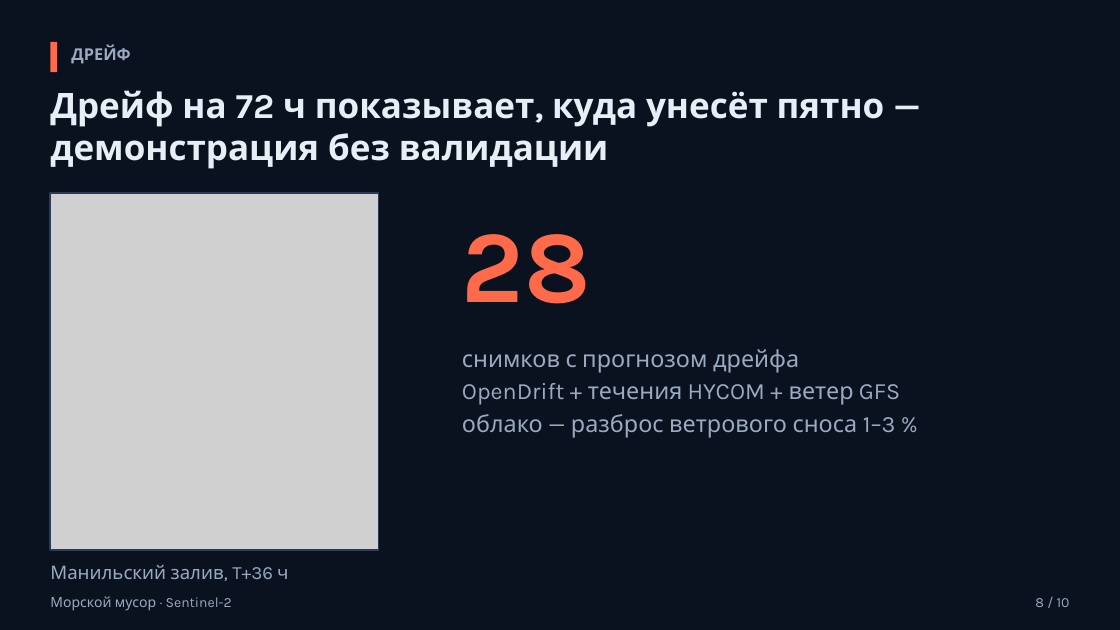
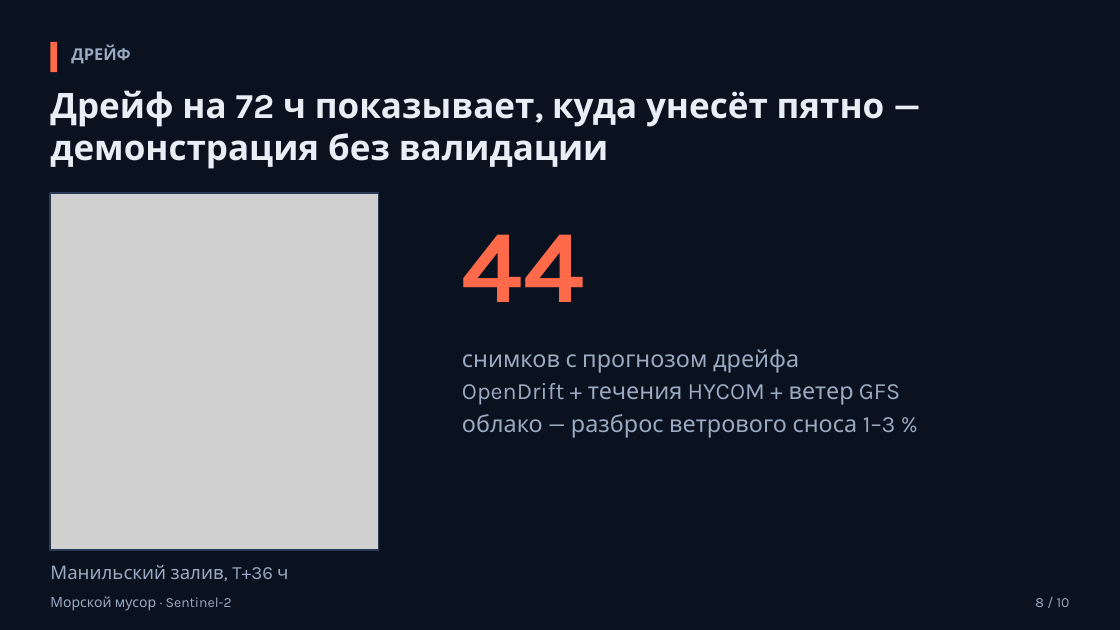
Before and after one commit to azama2t/final-cosmohack, a slide deck: slide 8 of reports/deck.pptx. Drawn at 1120x630 pixels with LibreOffice and Linux fonts; fonts in the diff are those of the drawing; grey boxes stand for pictures. Boxes give left, top, right and bottom in pixels: in the first picture for what was removed or moved away, otherwise in the second. Text is boxed around its words. In the diff, an @@ line names an element or a change of style, - is before the commit and + after.

```diff
--- a/reports/deck.pptx
+++ b/reports/deck.pptx
@@ text at [462,234,584,302]: text changed @@
-28
+44
```
Also in this commit, not shown: 4 other slides changed, 7 other files.
